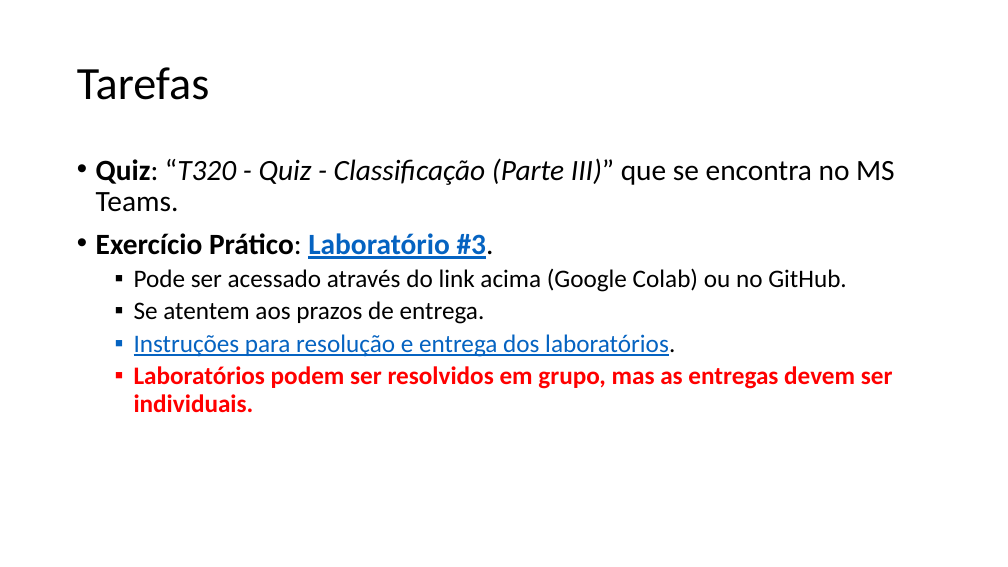
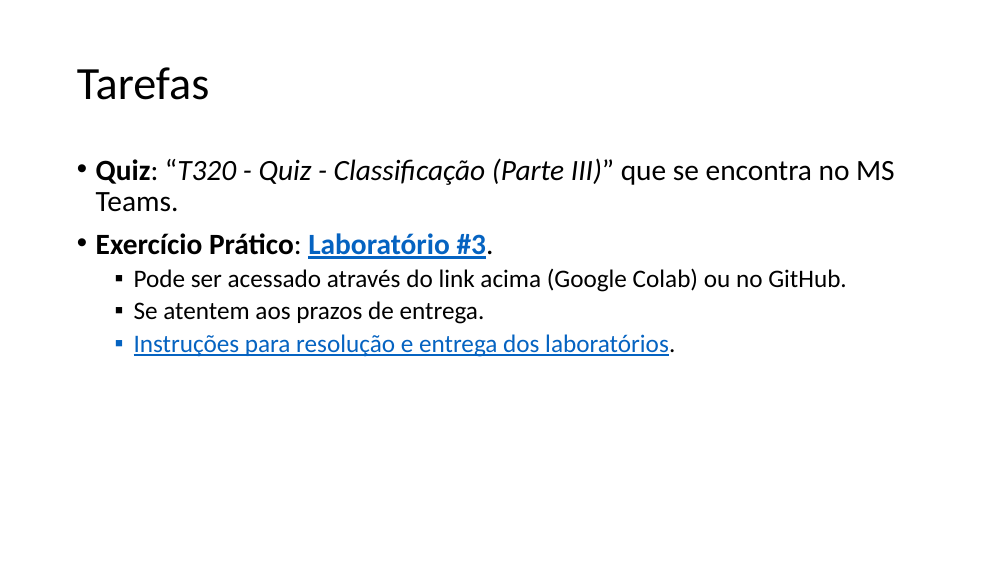
Before and after one commit to zz4fap/t320_aprendizado_de_maquina, a slide deck: slide 34 of slides/T320_Classificação (Parte III).pptx. Drawn at 1008x567 pixels with LibreOffice and Linux fonts; fonts in the diff are those of the drawing. Boxes give left, top, right and bottom in pixels: in the first picture for what was removed or moved away, otherwise in the second. Text is boxed around its words. In the diff, an @@ line names an element or a change of style, - is before the commit and + after.

Commit message:
update of slides

```diff
--- a/slides/T320_Classificação (Parte III).pptx
+++ b/slides/T320_Classificação (Parte III).pptx
@@ text at [134,366,893,413]: paragraph removed @@
-  ▪ Laboratórios podem ser resolvidos em grupo, mas as entregas devem ser individuais.
```
Also in this commit, not shown: 18 other files.
